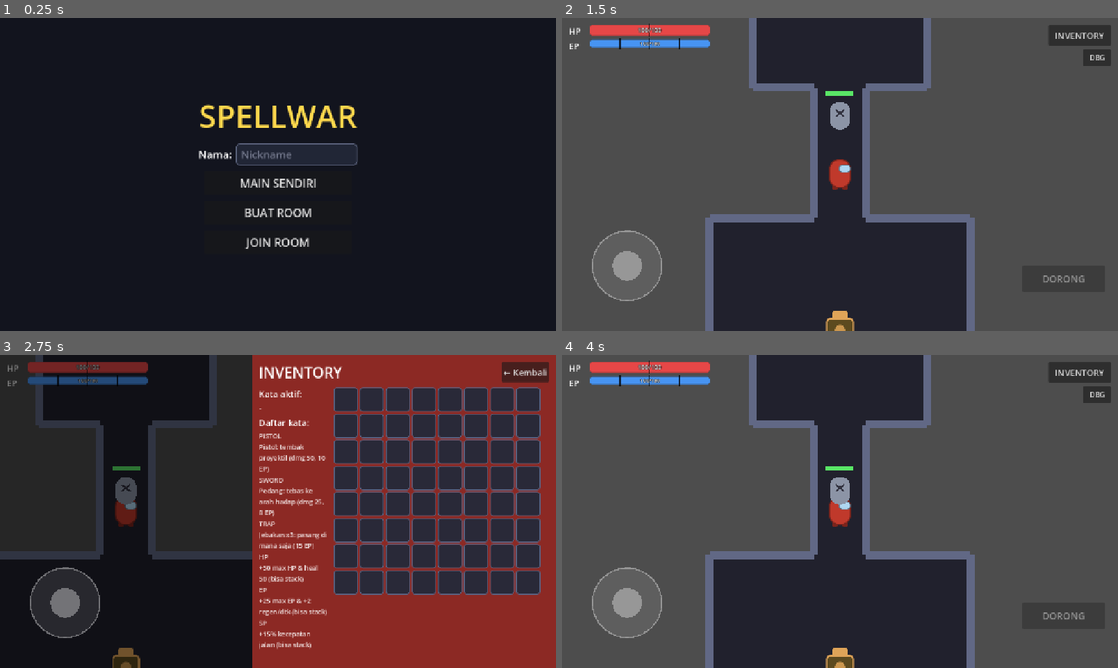
Above: before the commit, frames 1-4 (two rows, left to right).
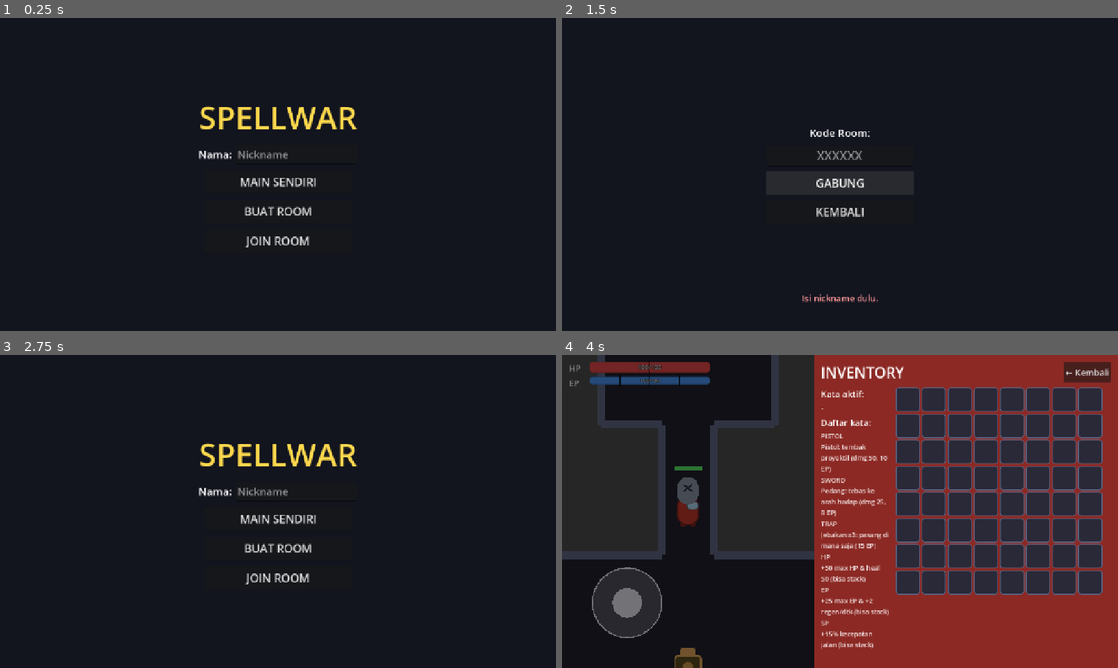
Above: after the commit, the same moments.

Repository: qualzecoat/SpellWar
Game: Godot game, scene res://scenes/menu.tscn
Same seed, same stepped clock (60 frames per second), same inputs: the game is played once before the commit and once after it.
Inputs (mouse positions are in pixels of both pictures, inside the frame that each line leads up to):
- Up to frame 1 (0.25 s): no input
- Up to frame 2 (1.5 s): click "Nickname" (after the commit: "JOIN ROOM") at 0.5 s; click (840, 183) at 1.25 s, where only the run after the commit has a clickable "GABUNG"
- Up to frame 3 (2.75 s): click "INVENTORY" (after the commit: "KEMBALI") at 2 s
- Up to frame 4 (4 s): click (840, 517) at 2.75 s, where only the run after the commit has a clickable "MAIN SENDIRI"; click "INVENTORY" at 3.5 s

The runs differ from the first frame. In frame 1, 2.7% of the frame differs, in the area x 36-65%, y 27-74%; in frame 2, 76%; in frame 3, 61%; in frame 4, 89%, in the area x 0-100%, y 0-100%.

Commit message:
Fix final keyboard HP: anchors TouchKeyboard sebelum add_child; hapus semua debug sementara

Diff:
--- a/scripts/menu.gd
+++ b/scripts/menu.gd
@@ -130,6 +130,8 @@
 	# Tanpa kontrol teks yang bisa fokus, keyboard OS tidak mungkin muncul.
 	# Di PC (non-touch) LineEdit tetap normal via keyboard fisik.
 	_kb = TouchKeyboard.new()
+	# Quirk: set_anchors_preset harus SEBELUM add_child (di _ready tidak memberi ukuran).
+	_kb.set_anchors_preset(Control.PRESET_FULL_RECT)
 	add_child(_kb)
 	_is_touch = _is_touch_device()
 	if _is_touch:
@@ -184,8 +186,7 @@
 
 
 func _is_touch_device() -> bool:
-	return true  # TODO DEBUG SEMENTARA #2: paksa mode touch agar bisa diuji visual di browser desktop (hapus setelah diagnosis)
-	# return DisplayServer.is_touchscreen_available()
+	return DisplayServer.is_touchscreen_available()
 
 
 # Membuat "field palsu" untuk touchscreen: Button yang di-style seperti
@@ -259,17 +260,13 @@
 func _setup_touch_field(b: Button, title: String, charset: String, max_len: int) -> void:
 	# Tap pada tombol field (sinyal pressed) -> buka keyboard buatan game.
 	# focus_mode NONE, jadi tidak ada yang bisa memicu keyboard OS.
-	# TODO DEBUG SEMENTARA (hapus setelah diagnosis): status DBG di bawah.
 	b.pressed.connect(func() -> void:
-		_set_status("DBG: pressed, kb=" + ("null" if _kb == null else "ada"), false)
 		_kb.open_for(
 			func() -> String: return str(b.get_meta("value", "")),
 			func(v: String) -> void:
 				b.set_meta("value", v)
 				_refresh_touch_button(b),
 			max_len, title, charset)
-		# TODO DEBUG SEMENTARA (hapus setelah diagnosis): status DBG geometri di bawah.
-		_set_status("DBG: vis=" + str(_kb.visible) + " tree=" + str(_kb.is_visible_in_tree()) + " kbsize=" + str(_kb.size) + " panelrect=" + str(_kb._panel.get_global_rect()), false)
 	)
 
 
--- a/scripts/touch_keyboard.gd
+++ b/scripts/touch_keyboard.gd
@@ -26,7 +26,7 @@
 
 
 func _ready() -> void:
-	set_anchors_preset(Control.PRESET_FULL_RECT)
+	# Ukuran diatur parent via set_anchors_preset SEBELUM add_child (lihat menu.gd).
 	visible = false
 	mouse_filter = Control.MOUSE_FILTER_STOP
 
